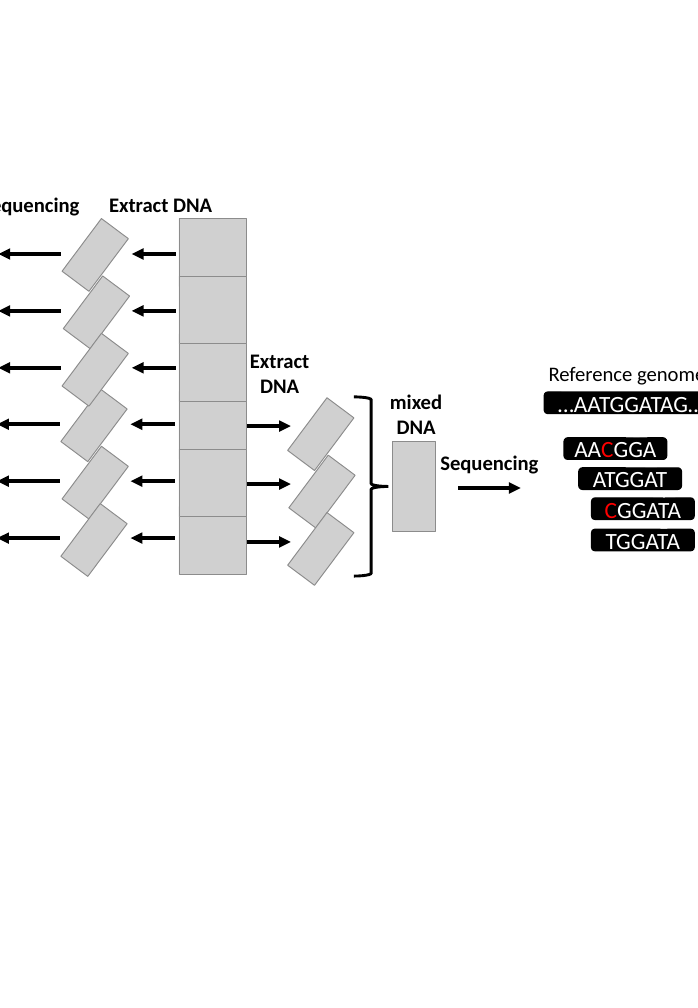
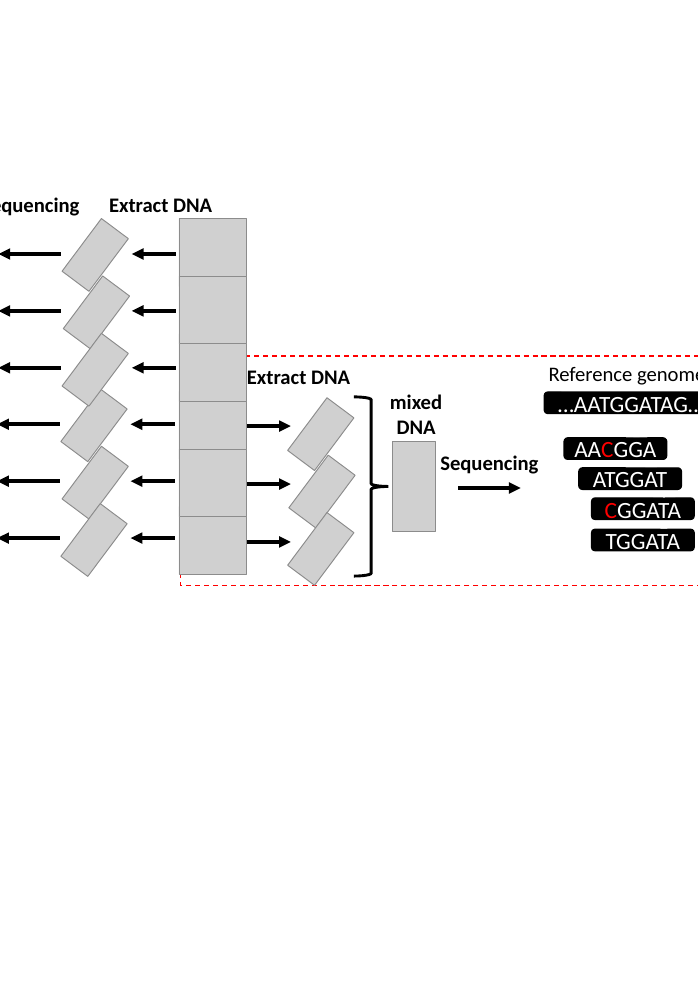
Before and after one commit to slt666666/FAO_lecture, a slide deck: slide 8 of FAO_2024/mutmapqtlseq.pptx. Drawn at 698x1008 pixels with LibreOffice and Linux fonts; fonts in the diff are those of the drawing; grey boxes stand for pictures. Boxes give left, top, right and bottom in pixels: in the first picture for what was removed or moved away, otherwise in the second. Text is boxed around its words. In the diff, an @@ line names an element or a change of style, - is before the commit and + after.

```diff
--- a/FAO_2024/mutmapqtlseq.pptx
+++ b/FAO_2024/mutmapqtlseq.pptx
@@ rectangle added at [181, 356, 698, 585], outline #FF0000 1 pt dashed @@
@@ text at [247, 370, 350, 384]: text changed @@
-Extract
-DNA
+Extract DNA
```
Also in this commit, not shown: 1 other file.
